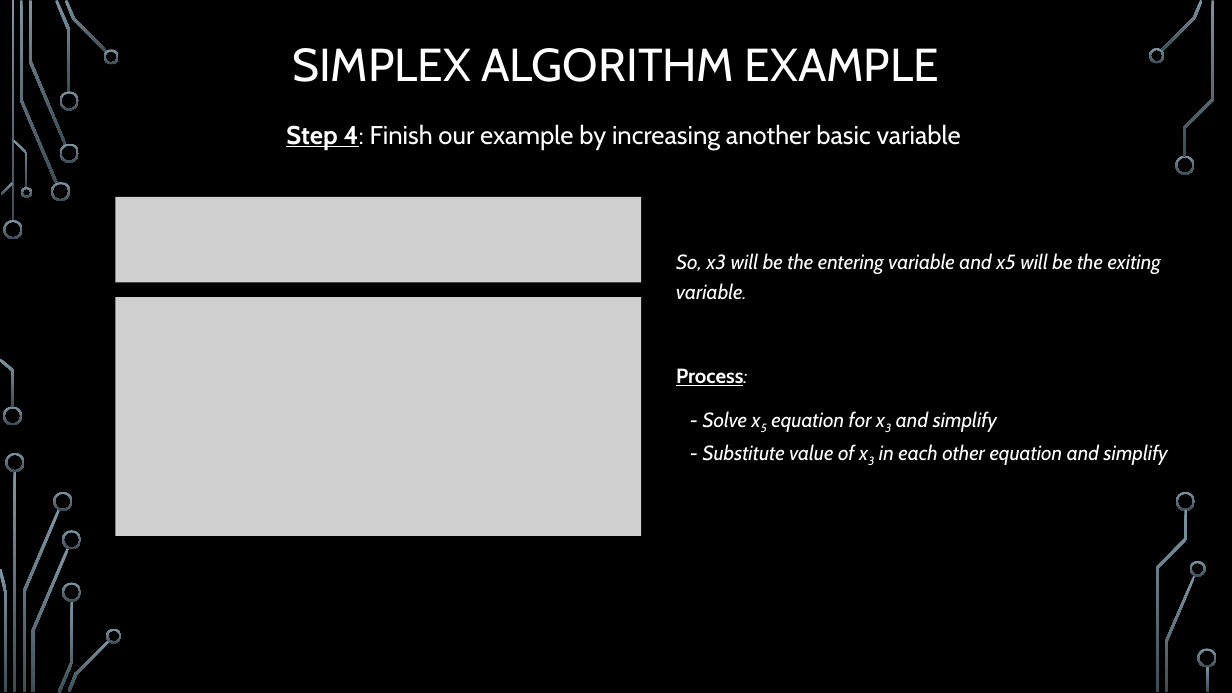
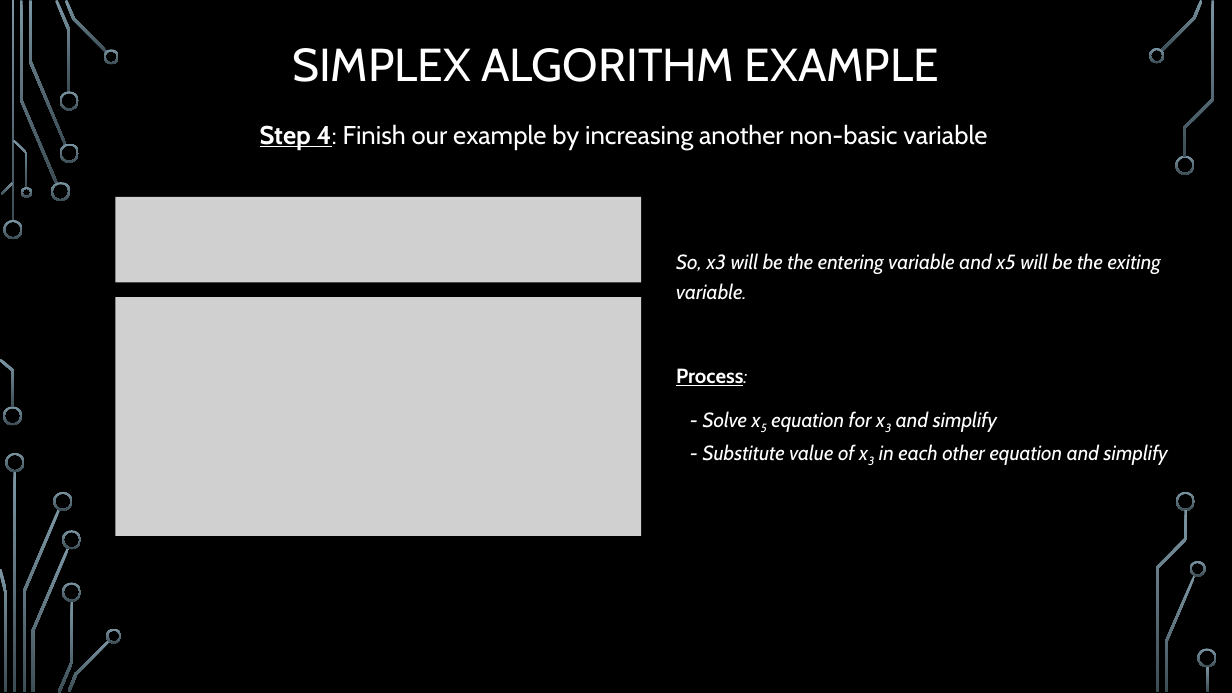
Before and after one commit to janiceeguo/advAlgo, a slide deck: slide 15 of slides/LinearProgramming-part2-Simplex.pptx. Drawn at 1232x693 pixels with LibreOffice and Linux fonts; fonts in the diff are those of the drawing; grey boxes stand for pictures; background and template pictures are left out. Boxes give left, top, right and bottom in pixels: in the first picture for what was removed or moved away, otherwise in the second. Text is boxed around its words. In the diff, an @@ line names an element or a change of style, - is before the commit and + after.

```diff
--- a/slides/LinearProgramming-part2-Simplex.pptx
+++ b/slides/LinearProgramming-part2-Simplex.pptx
@@ text at bbox=[260, 124, 987, 149]: text changed @@
-Step 4: Finish our example by increasing another basic variable
+Step 4: Finish our example by increasing another non-basic variable
```
Also in this commit, not shown: 5 other slides changed.
